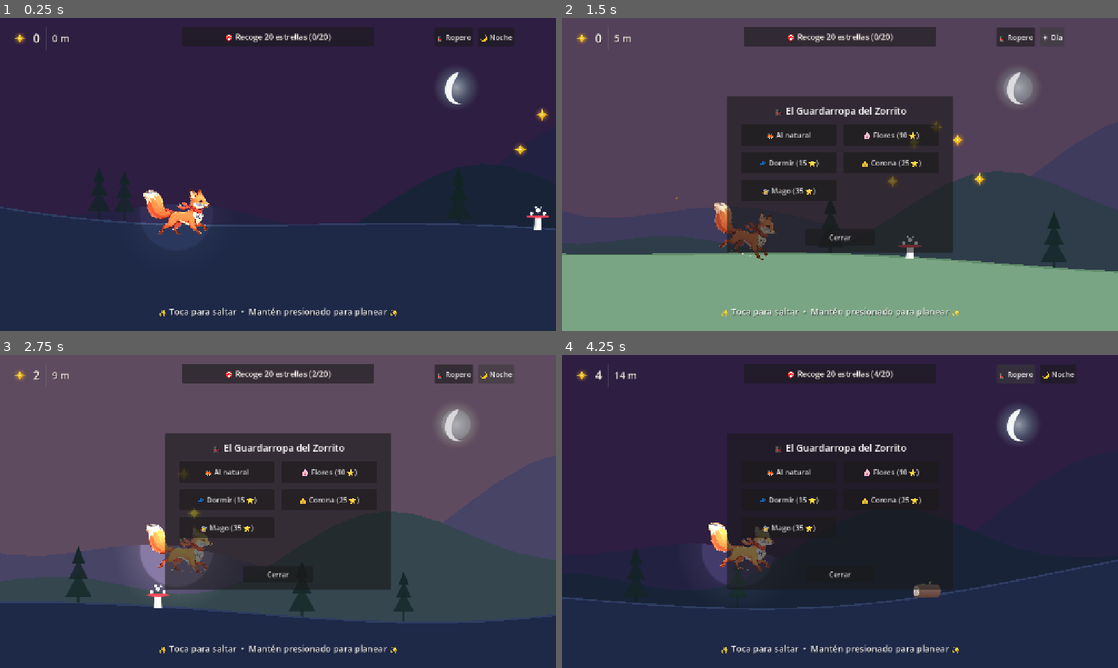
Above: before the commit, frames 1-4 (two rows, left to right).
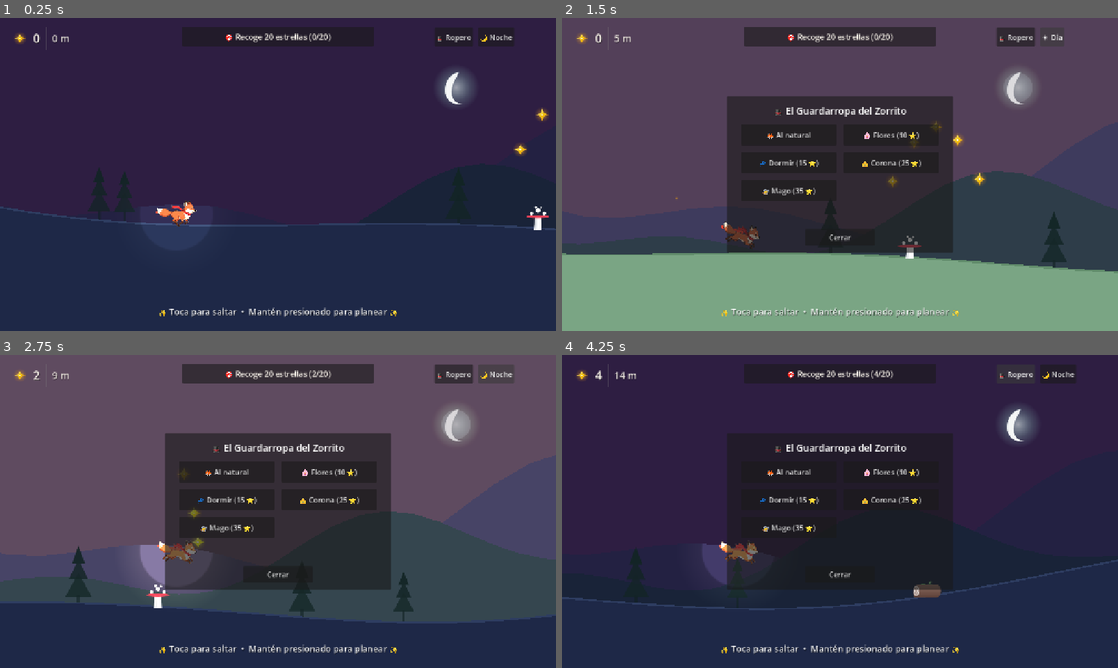
Above: after the commit, the same moments.

Repository: jonathanduranr/fox-runner
Game: Godot game, scene res://scenes/main.tscn
The game is run twice, just before and just after one commit, with the same random seed, the same clock (stepped at 60 frames per second) and the same inputs.
Inputs:
- Up to frame 1 (0.25 s): no input
- Up to frame 2 (1.5 s): click "🎩 Ropero" at 0.5 s; click "🌙 Noche" at 1.25 s
- Up to frame 3 (2.75 s): click "☀️ Día" at 2 s
- Up to frame 4 (4.25 s): click "🦊 Al natural" at 2.75 s; click "🎩 Ropero" at 3.5 s

The runs differ from the first frame. In frame 1, 0.8% of the frame differs, in the area x 25-38%, y 54-70%; in frame 2, 0.7%; in frame 3, 0.8%; in frame 4, 0.8%.

Commit message:
feat: integrate animated 8-frame quadruped run cycle for fox

Diff:
--- a/scenes/fox.tscn
+++ b/scenes/fox.tscn
@@ -1,7 +1,7 @@
 [gd_scene load_steps=7 format=3]
 
 [ext_resource type="Script" path="res://scripts/fox.gd" id="1_fox"]
-[ext_resource type="Texture2D" path="res://assets/textures/zen_fox.png" id="2_zen"]
+[ext_resource type="SpriteFrames" path="res://scenes/fox_sprite_frames.tres" id="2_frames"]
 [ext_resource type="Texture2D" path="res://assets/textures/star.svg" id="3_star"]
 [ext_resource type="Texture2D" path="res://assets/textures/sun.svg" id="4_light"]
 
@@ -48,14 +48,16 @@
 begin_cap_mode = 2
 end_cap_mode = 2
 
-[node name="Body" type="Sprite2D" parent="Visuals"]
-position = Vector2(0, -34)
-scale = Vector2(0.35, 0.35)
-texture = ExtResource("2_zen")
+[node name="AnimSprite" type="AnimatedSprite2D" parent="Visuals"]
+position = Vector2(0, -32)
+scale = Vector2(0.55, 0.55)
+sprite_frames = ExtResource("2_frames")
+animation = &"run"
+autoplay = "run"
 
 [node name="Hat" type="Sprite2D" parent="Visuals"]
 visible = false
-position = Vector2(34, -62)
+position = Vector2(30, -56)
 scale = Vector2(0.5, 0.5)
 
 [node name="MagnetArea" type="Area2D" parent="."]
--- /dev/null
+++ b/scenes/fox_sprite_frames.tres
@@ -0,0 +1,60 @@
+[gd_resource type="SpriteFrames" load_steps=11 format=3]
+
+[ext_resource type="Texture2D" path="res://assets/textures/anim/run_0.png" id="1_r0"]
+[ext_resource type="Texture2D" path="res://assets/textures/anim/run_1.png" id="2_r1"]
+[ext_resource type="Texture2D" path="res://assets/textures/anim/run_2.png" id="3_r2"]
+[ext_resource type="Texture2D" path="res://assets/textures/anim/run_3.png" id="4_r3"]
+[ext_resource type="Texture2D" path="res://assets/textures/anim/run_4.png" id="5_r4"]
+[ext_resource type="Texture2D" path="res://assets/textures/anim/run_5.png" id="6_r5"]
+[ext_resource type="Texture2D" path="res://assets/textures/anim/run_6.png" id="7_r6"]
+[ext_resource type="Texture2D" path="res://assets/textures/anim/run_7.png" id="8_r7"]
+[ext_resource type="Texture2D" path="res://assets/textures/anim/jump.png" id="9_jump"]
+[ext_resource type="Texture2D" path="res://assets/textures/anim/glide.png" id="10_glide"]
+
+[resource]
+animations = [{
+"frames": [{
+"duration": 1.0,
+"texture": ExtResource("1_r0")
+}, {
+"duration": 1.0,
+"texture": ExtResource("2_r1")
+}, {
+"duration": 1.0,
+"texture": ExtResource("3_r2")
+}, {
+"duration": 1.0,
+"texture": ExtResource("4_r3")
+}, {
+"duration": 1.0,
+"texture": ExtResource("5_r4")
+}, {
+"duration": 1.0,
+"texture": ExtResource("6_r5")
+}, {
+"duration": 1.0,
+"texture": ExtResource("7_r6")
+}, {
+"duration": 1.0,
+"texture": ExtResource("8_r7")
+}],
+"loop": true,
+"name": &"run",
+"speed": 11.0
+}, {
+"frames": [{
+"duration": 1.0,
+"texture": ExtResource("9_jump")
+}],
+"loop": false,
+"name": &"jump",
+"speed": 5.0
+}, {
+"frames": [{
+"duration": 1.0,
+"texture": ExtResource("10_glide")
+}],
+"loop": false,
+"name": &"glide",
+"speed": 5.0
+}]
--- a/scripts/fox.gd
+++ b/scripts/fox.gd
@@ -29,7 +29,7 @@
 }
 
 @onready var visuals: Node2D = $Visuals
-@onready var body_sprite: Sprite2D = $Visuals/Body
+@onready var anim_sprite: AnimatedSprite2D = $Visuals/AnimSprite
 @onready var hat_sprite: Sprite2D = $Visuals/Hat
 @onready var scarf_line: Line2D = $Visuals/ScarfLine
 @onready var glide_particles: CPUParticles2D = $Visuals/GlideParticles
@@ -48,7 +48,7 @@
 
 	# Inicializar puntos de la bufanda
 	scarf_points.clear()
-	var neck_pos = Vector2(4, -30)
+	var neck_pos = Vector2(2, -28)
 	for i in range(SCARF_LENGTH):
 		scarf_points.append(neck_pos - Vector2(i * SCARF_SEGMENT_DIST, 0))
 	scarf_line.points = PackedVector2Array(scarf_points)
@@ -62,11 +62,14 @@
 	if is_on_floor():
 		is_gliding = false
 		glide_timer = 0.0
+		anim_sprite.play("run")
+		anim_sprite.speed_scale = run_speed / 340.0
 		if glide_particles:
 			glide_particles.emitting = false
 
 		if jump_just_pressed:
 			velocity.y = jump_velocity
+			anim_sprite.play("jump")
 			if AudioManager:
 				AudioManager.play_jump()
 			visuals.scale = Vector2(0.85, 1.25)
@@ -75,6 +78,7 @@
 	else:
 		if jump_held and velocity.y > 0.0:
 			is_gliding = true
+			anim_sprite.play("glide")
 			glide_timer += delta
 			glided_time.emit(glide_timer)
 			velocity.y = move_toward(velocity.y, glide_fall_speed, 850.0 * delta)
@@ -82,6 +86,7 @@
 				glide_particles.emitting = true
 		else:
 			is_gliding = false
+			anim_sprite.play("jump")
 			velocity.y += gravity * delta
 			if glide_particles:
 				glide_particles.emitting = false
@@ -99,23 +104,19 @@
 func update_visuals_and_scarf(delta: float) -> void:
 	var t = Time.get_ticks_msec() / 1000.0
 
-	# Rotación sutil según pendiente o vuelo
 	if is_on_floor():
 		var floor_normal = get_floor_normal()
 		var target_rot = floor_normal.angle() + PI * 0.5
 		visuals.rotation = lerp_angle(visuals.rotation, target_rot * 0.6, 12.0 * delta)
-		# Trote suave
-		body_sprite.position.y = -34.0 + sin(t * 18.0) * 2.5
 	else:
 		if is_gliding:
 			visuals.rotation = lerp_angle(visuals.rotation, 0.06, 6.0 * delta)
-			body_sprite.position.y = lerp(body_sprite.position.y, -36.0, 6.0 * delta)
 		else:
 			var pitch = clamp(velocity.y / 600.0, -0.35, 0.35)
 			visuals.rotation = lerp_angle(visuals.rotation, pitch, 6.0 * delta)
 
 	# Simulación de la bufanda ondeante detrás del cuello
-	var neck_origin = Vector2(4, -30) + Vector2(0, body_sprite.position.y + 34.0)
+	var neck_origin = Vector2(2, -28)
 	scarf_points[0] = neck_origin
 
 	for i in range(1, SCARF_LENGTH):
@@ -127,8 +128,6 @@
 		var wave_amp = 3.5 if is_gliding else 5.0
 		var wave_y = sin(t * wave_freq - float(i) * 0.8) * wave_amp
 
-		# Mantener distancia entre segmentos con inercia hacia atrás
-		var dir = (curr - prev).normalized()
 		var target_pos = prev - Vector2(SCARF_SEGMENT_DIST, -wave_y * 0.3)
 		scarf_points[i] = curr.lerp(target_pos, 16.0 * delta)
 
@@ -137,6 +136,7 @@
 func launch_spring(bounce_force: float = -680.0) -> void:
 	velocity.y = bounce_force
 	is_gliding = false
+	anim_sprite.play("jump")
 	visuals.scale = Vector2(0.8, 1.35)
 	var tw = create_tween()
 	tw.tween_property(visuals, "scale", Vector2(1.0, 1.0), 0.25)
@@ -167,7 +167,6 @@
 	else:
 		hat_sprite.texture = hat_textures[hat_id]
 		hat_sprite.visible = true
-		# Pop jugoso al ponerse sombrero
 		hat_sprite.scale = Vector2(0.8, 0.8)
 		var tw = create_tween()
 		tw.tween_property(hat_sprite, "scale", Vector2(0.5, 0.5), 0.2).set_trans(Tween.TRANS_BACK)
Binary file added: assets/textures/anim/glide.png
Not shown, added: assets/textures/anim/glide.png.import
Binary file added: assets/textures/anim/jump.png
Not shown, added: assets/textures/anim/jump.png.import
Binary file added: assets/textures/anim/run_0.png
Not shown, added: assets/textures/anim/run_0.png.import
Binary file added: assets/textures/anim/run_1.png
Not shown, added: assets/textures/anim/run_1.png.import
Binary file added: assets/textures/anim/run_2.png
Not shown, added: assets/textures/anim/run_2.png.import
Binary file added: assets/textures/anim/run_3.png
Not shown, added: assets/textures/anim/run_3.png.import
(and 12 more such lines)
